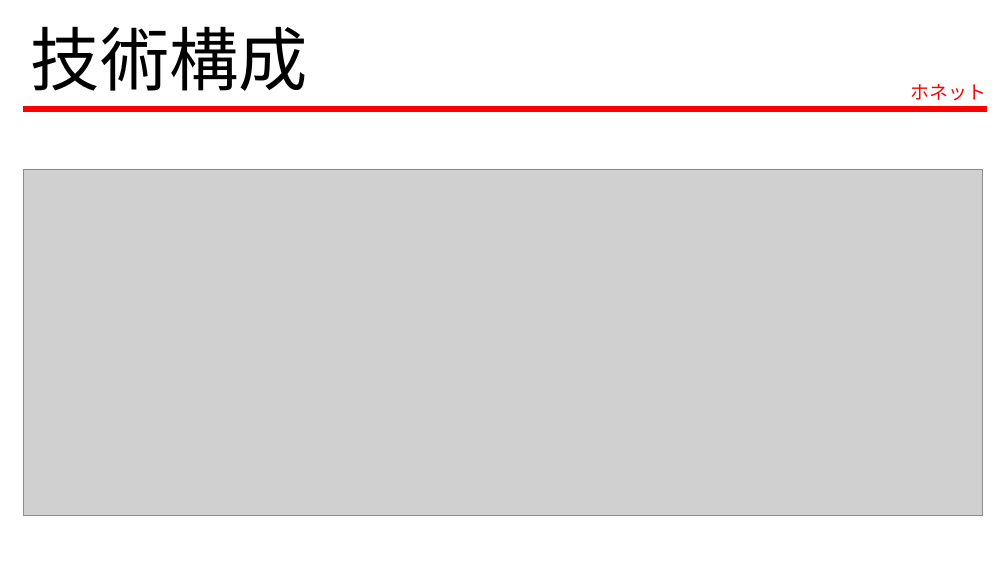
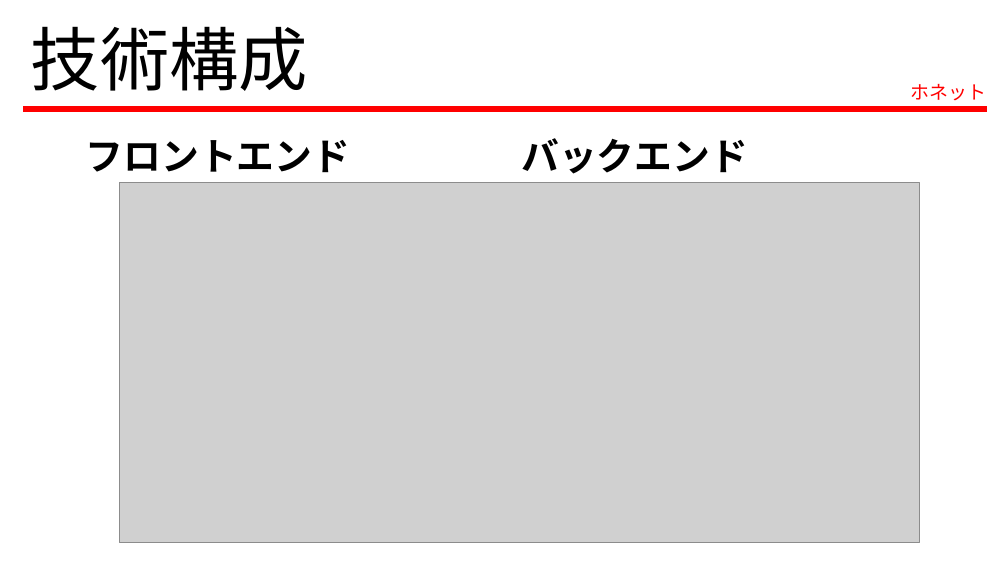
Before and after one commit to c0b23048bf/honetto, a slide deck: slide 8 of 発表資料_vol1.pptx (slide 9 before the commit). Drawn at 1008x567 pixels with LibreOffice and Linux fonts; fonts in the diff are those of the drawing; grey boxes stand for pictures. Boxes give left, top, right and bottom in pixels: in the first picture for what was removed or moved away, otherwise in the second. Text is boxed around its words. In the diff, an @@ line names an element or a change of style, - is before the commit and + after.

```diff
--- a/発表資料_vol1.pptx
+++ b/発表資料_vol1.pptx
@@ text added at box(86, 140, 351, 173), 36 pt, text #000000, bold @@
+フロントエンド
@@ text added at box(521, 138, 748, 174), 36 pt, text #000000, bold @@
+バックエンド
@@ picture: place and size @@
-picture at box(23, 169, 983, 516)
+picture at box(119, 182, 920, 543)
```
Also in this commit, not shown: 4 other slides changed, 2 slides added.
